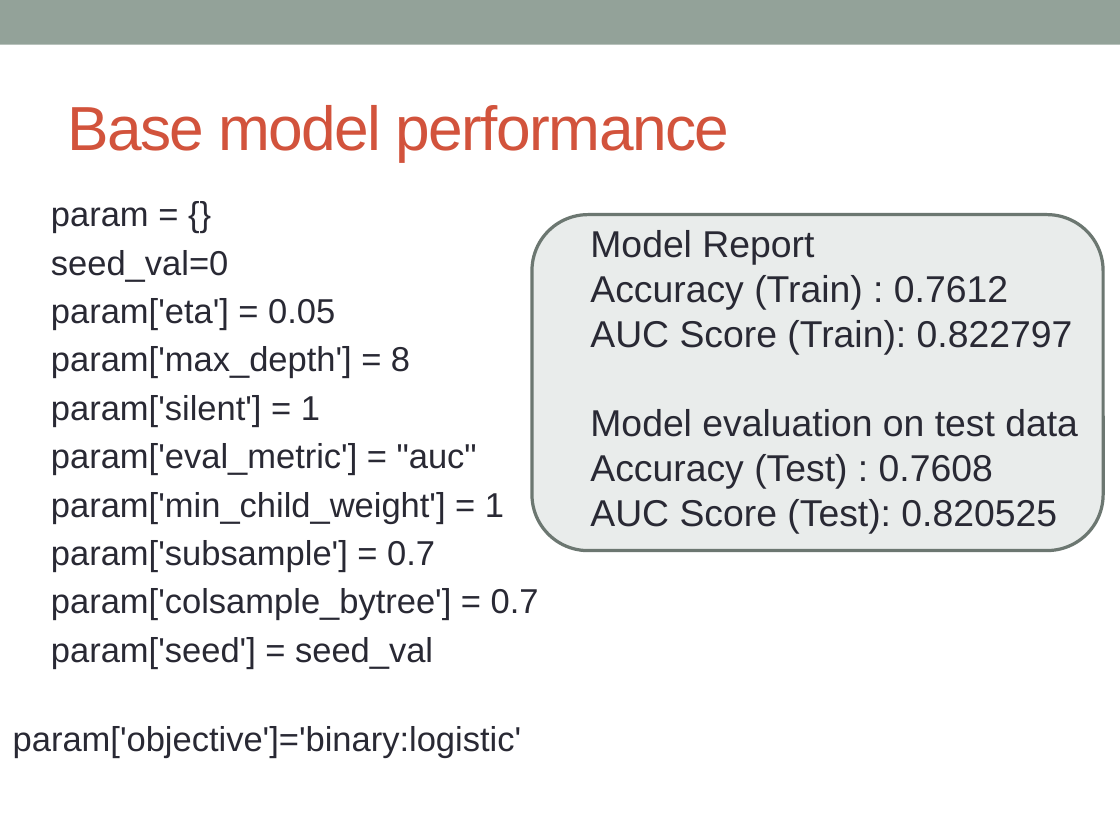
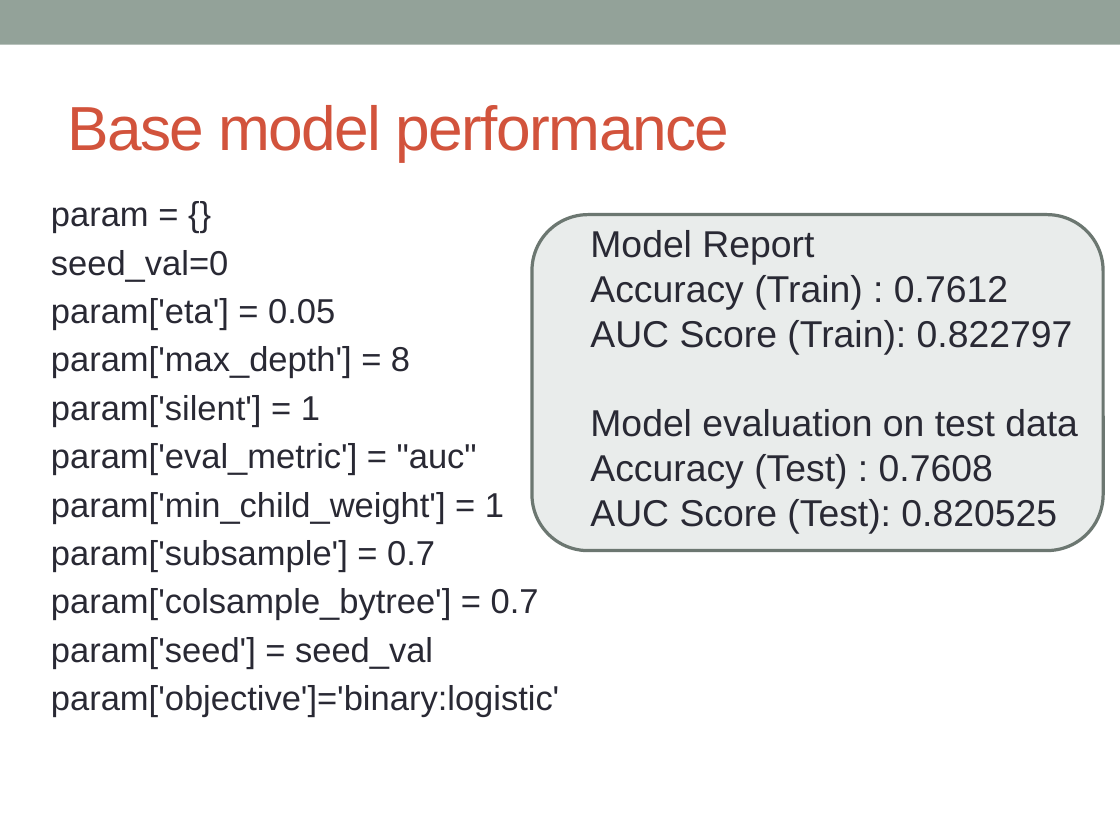
Before and after one commit to hsiehweichun/springboard_program, a slide deck: slide 25 of Capstone_deck.pptx (slide 23 before the commit). Drawn at 1120x840 pixels with LibreOffice and Linux fonts; fonts in the diff are those of the drawing. Boxes give left, top, right and bottom in pixels: in the first picture for what was removed or moved away, otherwise in the second. Text is boxed around its words. In the diff, an @@ line names an element or a change of style, - is before the commit and + after.

```diff
--- a/Capstone_deck.pptx
+++ b/Capstone_deck.pptx
@@ text "param = {}" rewrapped from box(13, 207, 539, 758) to box(51, 207, 559, 717) @@
```
Also in this commit, not shown: 11 other slides changed, 4 slides added.
